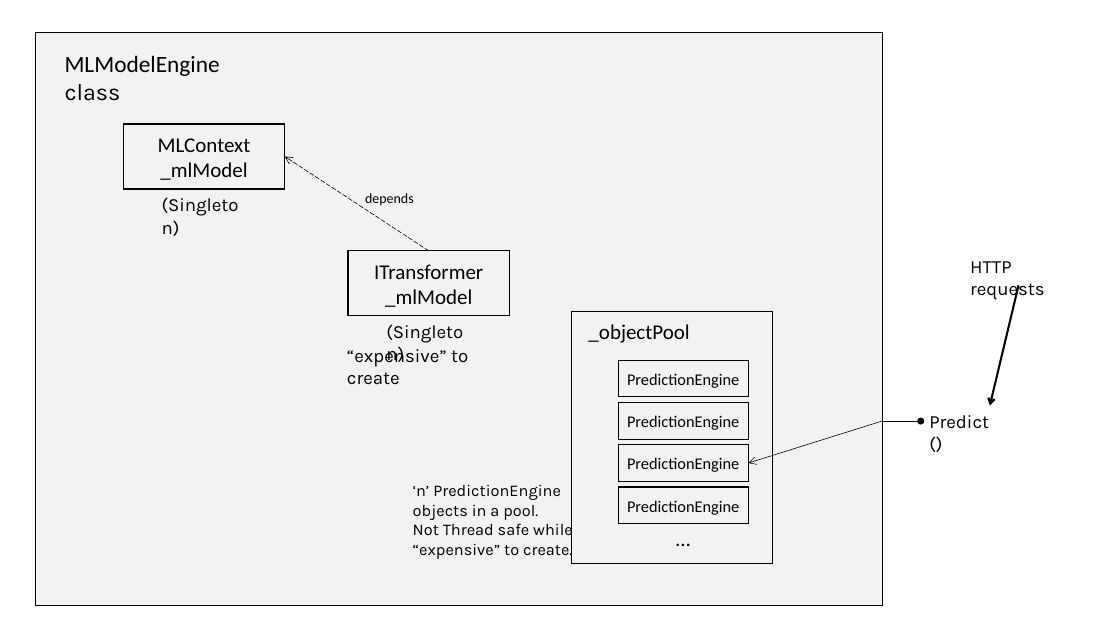
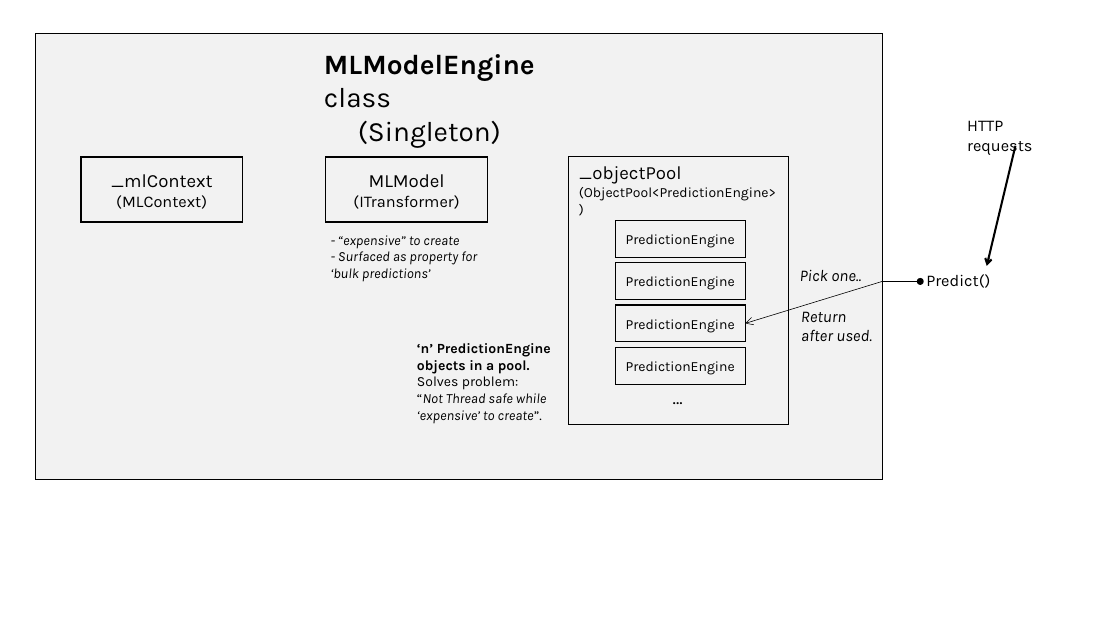
Before and after one commit to CESARDELATORRE/MLNET-Posts, a slide deck: slide 4 of Posts/001-Running-MLNET-Models-in-ASPNETCore/images/Images-MLNET-ASPNETCore.pptx. Drawn at 1120x630 pixels with LibreOffice and Linux fonts; fonts in the diff are those of the drawing. Boxes give left, top, right and bottom in pixels: in the first picture for what was removed or moved away, otherwise in the second. Text is boxed around its words. In the diff, an @@ line names an element or a change of style, - is before the commit and + after.

```diff
--- a/Posts/001-Running-MLNET-Models-in-ASPNETCore/images/Images-MLNET-ASPNETCore.pptx
+++ b/Posts/001-Running-MLNET-Models-in-ASPNETCore/images/Images-MLNET-ASPNETCore.pptx
@@ rectangle: place and size @@
-rectangle at <box>36,33,883,605</box>
+rectangle at <box>36,34,883,480</box>
@@ text "MLModelEngine class": place and size @@
-text "MLModelEngine class" at <box>65,55,220,101</box>
+text "MLModelEngine class" at <box>324,54,535,147</box>
@@ text at <box>324,54,535,108</box>: size 20 to 24 pt in "MLModelEngine class"; font Calibri to Karla, bold on in "MLModelEngine" @@
@@ text "HTTP requests" at <box>967,120,1032,155</box>: size 16 to 14 pt @@
@@ text "HTTP requests": place and size @@
-text "HTTP requests" at <box>970,261,1045,301</box>
+text "HTTP requests" at <box>967,120,1032,155</box>
@@ text at <box>358,121,501,147</box>: paragraph added @@
+(Singleton)
@@ rectangle "_mlContext": place and size @@
-rectangle "_mlContext" at <box>124,124,285,189</box>
+rectangle "_mlContext" at <box>81,157,242,222</box>
@@ text in rectangle at <box>111,174,213,209</box>: text changed; size 18 to 14 pt; font Calibri to Karla @@
-MLContext
-_mlModel
+_mlContext
+(MLContext)
@@ arrow removed from (429, 251) to (285, 156) @@
@@ rectangle "MLModel": place and size @@
-rectangle "MLModel" at <box>348,251,509,316</box>
+rectangle "MLModel" at <box>326,157,487,222</box>
@@ text in rectangle at <box>353,174,459,209</box>: text changed; size 18 to 14 pt; font Calibri to Karla @@
-ITransformer
-_mlModel
+MLModel
+(ITransformer)
@@ rectangle: place and size @@
-rectangle at <box>571,312,773,564</box>
+rectangle at <box>569,156,789,424</box>
@@ text "_objectPool": place and size @@
-text "_objectPool" at <box>588,324,689,343</box>
+text "_objectPool" at <box>579,166,776,201</box>
@@ text at <box>579,166,682,184</box>: size 18 to 16 pt, font Calibri to Karla in "_objectPool" @@
@@ text removed at <box>154,189,255,220</box> @@
-(Singleton)
@@ text removed at <box>365,193,414,206</box> @@
-depends
@@ text at <box>579,187,776,201</box>: paragraph added @@
+(ObjectPool<PredictionEngine>)
@@ text at <box>331,235,477,282</box>: text changed; size 16 to 12 pt; italic on @@
-“expensive” to create
+- “expensive” to create
+- Surfaced as property for ‘bulk predictions’
@@ size 14 to 12 pt, font Calibri to Karla in 4 elements at <box>616,263,746,300</box>, <box>616,305,746,342</box>, <box>616,348,746,385</box>, <box>616,220,746,257</box> @@
@@ text "Predict()" at <box>926,274,990,288</box>: size 16 to 14 pt @@
@@ text added at <box>800,270,861,281</box>, 14 pt, text #000000, italic @@
+Pick one..
@@ 4 rectangles, 1 arrow: place and size @@
-4 rectangles, 1 arrow at <box>618,360,921,524</box>
+4 rectangles, 1 arrow at <box>616,220,921,385</box>
@@ text removed at <box>378,316,480,347</box> @@
-(Singleton)
@@ text added at <box>801,311,872,341</box>, 14 pt, text #000000, italic @@
+Return
+after used.
@@ text "‘n’ PredictionEngine objects in a ...": place and size @@
-text "‘n’ PredictionEngine objects in a ..." at <box>413,484,573,560</box>
+text "‘n’ PredictionEngine objects in a ..." at <box>417,343,551,423</box>
@@ text at <box>417,343,551,374</box>: size 14 to 12 pt, bold on in "‘n’ PredictionEngine objects in a pool." @@
@@ text at <box>417,376,546,423</box>: text changed; size 14 to 12 pt; italic on @@
-Not Thread safe while “expensive” to create.
+Solves problem:
+“Not Thread safe while ‘expensive’ to create”.
@@ 2 texts, 2 arrows: place and size @@
-2 texts, 2 arrows at <box>668,286,1019,555</box>
+2 texts, 2 arrows at <box>665,146,1016,413</box>
@@ text "…" at <box>665,382,696,413</box>: size 18 to 16 pt, font Calibri to Karla @@
```
Also in this commit, not shown: 2 other files.
